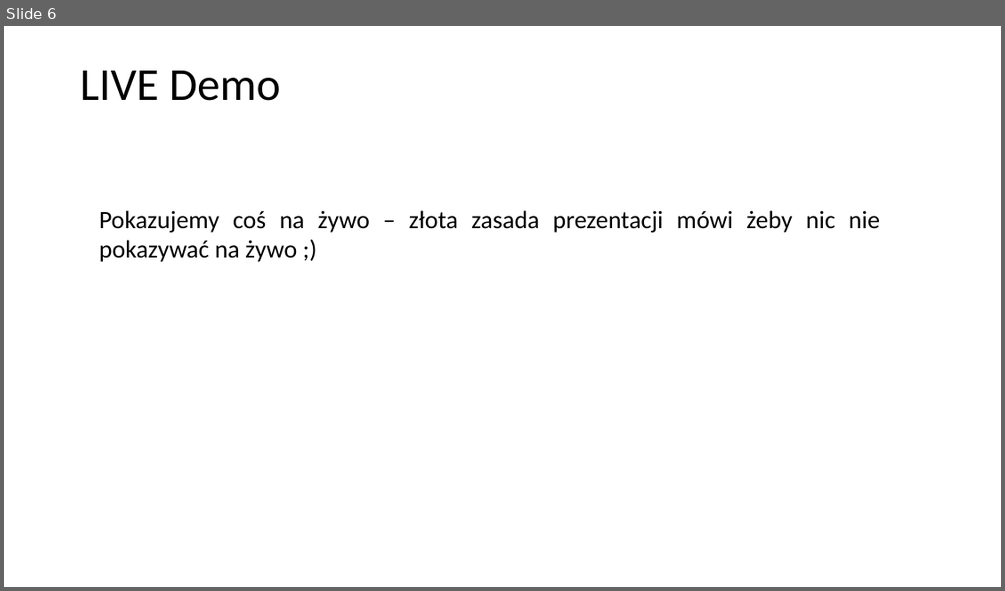
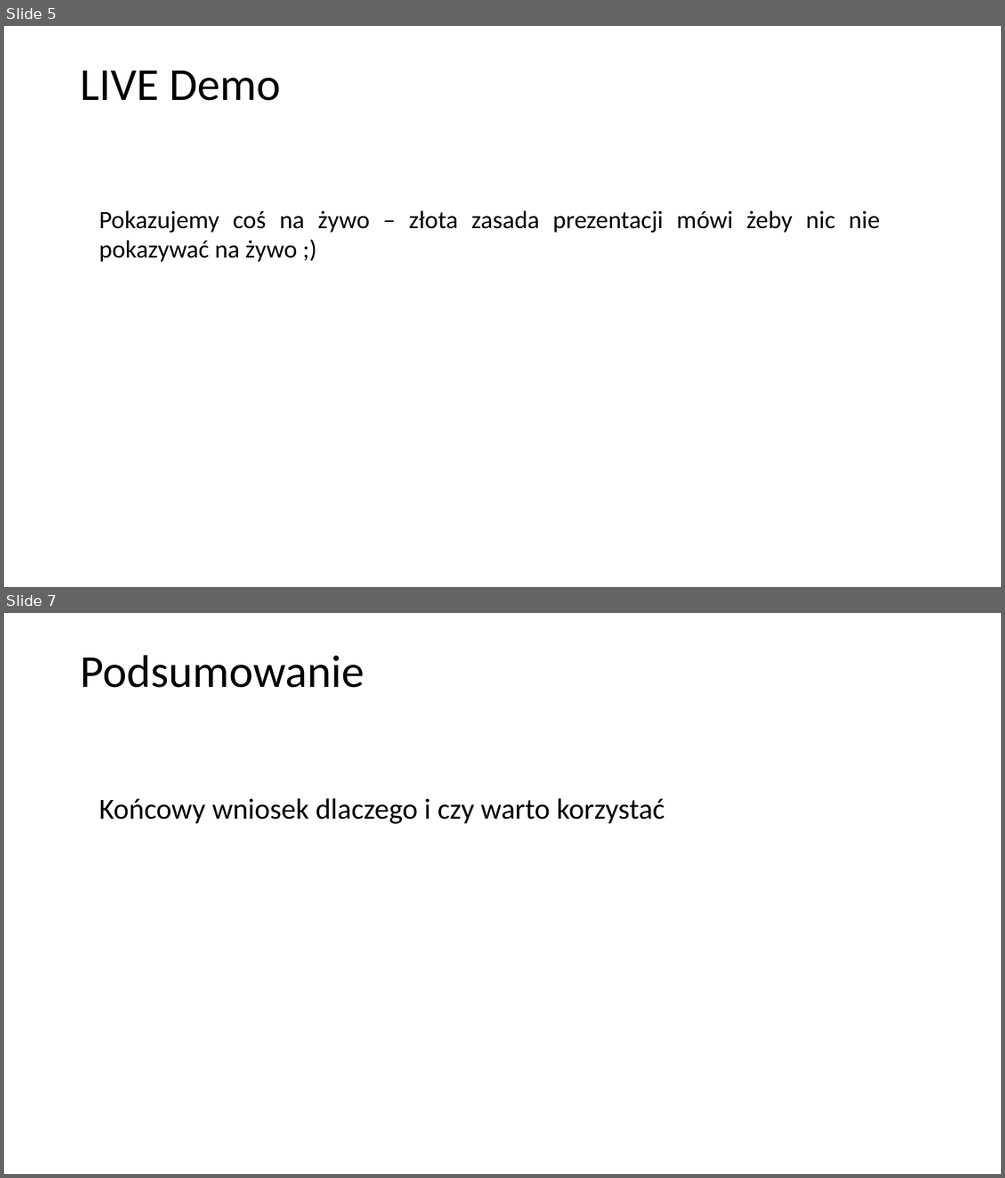
Before and after one commit to mpenarprz/InzynieriaOprogramowaniaI4, a slide deck: Projekt/1. Zadanie projektowe - szablon prezentacji.pptx. Shown one above the other, each under a label of ours: slide 6 before the commit, slides 5 and 7 after it; the slides between them are not shown. The pictures are 1005x591 and 1005x1178 pixels, drawn with LibreOffice and Linux fonts; fonts in the diff are those of the drawing. Boxes give left, top, right and bottom in pixels: in the first picture for what was removed or moved away, otherwise in the second. Text is boxed around its words. In the diff, an @@ line names an element or a change of style, - is before the commit and + after.

```diff
--- a/Projekt/1. Zadanie projektowe - szablon prezentacji.pptx
+++ b/Projekt/1. Zadanie projektowe - szablon prezentacji.pptx
@@ slide 7 added at (x1=4, y1=613, x2=1001, y2=1174), background #FFFFFF @@
@@ title added at (x1=80, y1=655, x2=364, y2=688), 44 pt, text #000000 @@
+Podsumowanie
@@ text added at (x1=99, y1=798, x2=665, y2=824), 28 pt, text #000000 @@
+Końcowy wniosek dlaczego i czy warto korzystać
@@ what was slide 6 is now slide 5 @@
```
Also in this commit, not shown: 1 slide changed, 3 other slides added, 6 slides removed, 7 other files.
